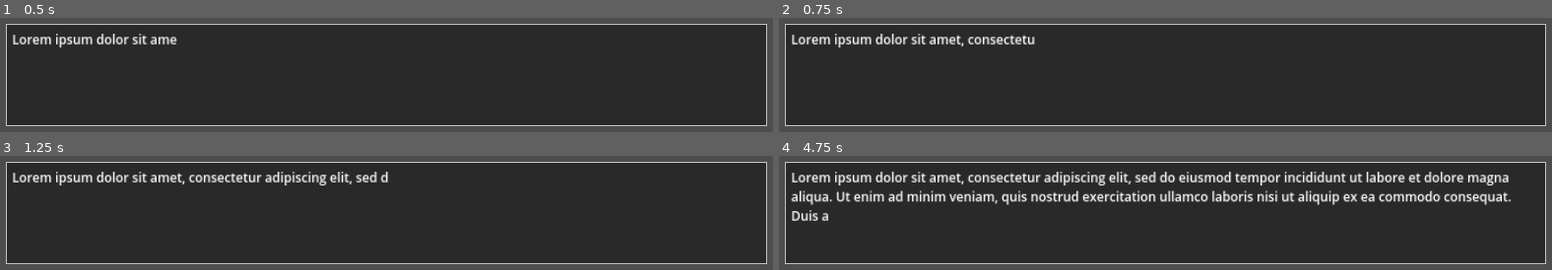
Above: before the commit, frames 1-4 (two rows, left to right).
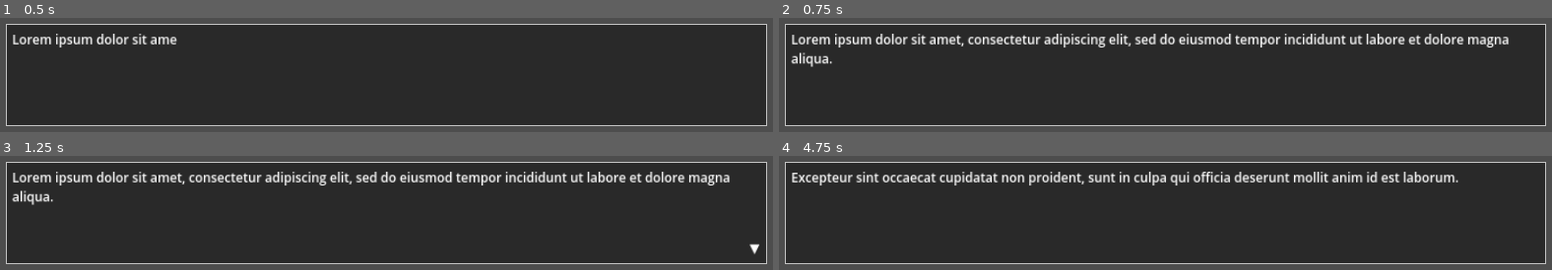
Above: after the commit, the same moments.

Repository: ephemer1s/The-Checkout-Game
Game: Godot game, scene res://scenes/component/TextBox.tscn
Two runs of this game, one before a commit and one after it. Both use one fixed random seed, a clock stepped at 60 frames per second and the inputs below. This scene is started directly instead of the project's main scene.
Inputs (mouse positions are in pixels of both pictures, inside the frame that each line leads up to):
- Up to frame 1 (0.5 s): no input
- Up to frame 2 (0.75 s): move the mouse to (outside the picture) at 0.52 s; click (outside the picture) at 0.6 s
- Up to frame 3 (1.25 s): no input
- Up to frame 4 (4.75 s): move the mouse to (outside the picture) at 1.27 s; click (outside the picture) at 1.35 s; tap Enter at 2 s; move the mouse to (outside the picture) at 2.02 s; click (outside the picture) at 2.1 s; move the mouse to (outside the picture) at 2.77 s; click (outside the picture) at 2.85 s; click (outside the picture) at 3.5 s; move the mouse to (outside the picture) at 3.52 s; click (outside the picture) at 3.6 s; move the mouse to (outside the picture) at 4.27 s; click (outside the picture) at 4.35 s

Frame 1 is identical in both runs. In frame 2, 3.5% of the frame differs, in the area x 1-95%, y 13-44%; in frame 3, 2.7%; in frame 4, 11%, in the area x 1-95%, y 13-57%.

Commit message:
TextBox updates

Diff:
--- a/project.godot
+++ b/project.godot
@@ -34,6 +34,14 @@
 
 enabled=PackedStringArray("res://addons/logger/plugin.cfg")
 
+[input]
+
+confirm={
+"deadzone": 0.5,
+"events": [Object(InputEventMouseButton,"resource_local_to_scene":false,"resource_name":"","device":-1,"window_id":0,"alt_pressed":false,"shift_pressed":false,"ctrl_pressed":false,"meta_pressed":false,"button_mask":1,"position":Vector2(103, 17),"global_position":Vector2(107, 58),"factor":1.0,"button_index":1,"canceled":false,"pressed":true,"double_click":false,"script":null)
+]
+}
+
 [rendering]
 
 renderer/rendering_method="gl_compatibility"
--- a/scenes/StateMachine/state.gd
+++ b/scenes/StateMachine/state.gd
@@ -18,3 +18,12 @@
 
 func handle_input(event: InputEvent) -> void:
     pass
+
+func get_illegible_text() -> String:
+    return ""
+
+func get_shop_text() -> String:
+    return ""
+
+func get_demonic_text() -> String:
+    return ""
--- a/scenes/component/TextBox.gd
+++ b/scenes/component/TextBox.gd
@@ -1,16 +1,49 @@
 extends CanvasLayer
 
-const TEXT_READ_RATE = 0.02
+const TEXT_READ_RATE: float = 0.02
+var current_state: TextBoxState = TextBoxState.READY
+var text_queue = []
+var cur_tween: Tween
 @onready var textbox_container = $TextboxContainer
 @onready var end_label = $TextboxContainer/MarginContainer/HBoxContainer/End
 @onready var text_label = $TextboxContainer/MarginContainer/HBoxContainer/Text
+@onready var end_animation = $TextboxContainer/MarginContainer/HBoxContainer/EndAnimation
+
+enum TextBoxState {
+    READY,
+    READING,
+    FINISHED
+}
+
+func queue_text(next_text):
+    text_queue.push_back(next_text)
 
 func _ready():
-    update_text("Lorem ipsum dolor sit amet, consectetur adipiscing elit, sed do eiusmod tempor incididunt ut labore et dolore magna aliqua. Ut enim ad minim veniam, quis nostrud exercitation ullamco laboris nisi ut aliquip ex ea commodo consequat. Duis aute irure dolor in reprehenderit in voluptate velit esse cillum dolore eu fugiat nulla pariatur. Excepteur sint occaecat cupidatat non proident, sunt in culpa qui officia deserunt mollit anim id est laborum.!")
+    queue_text("Lorem ipsum dolor sit amet, consectetur adipiscing elit, sed do eiusmod tempor incididunt ut labore et dolore magna aliqua.")
+    queue_text("Ut enim ad minim veniam, quis nostrud exercitation ullamco laboris nisi ut aliquip ex ea commodo consequat. ")
+    queue_text("Duis aute irure dolor in reprehenderit in voluptate velit esse cillum dolore eu fugiat nulla pariatur. ")
+    queue_text("Excepteur sint occaecat cupidatat non proident, sunt in culpa qui officia deserunt mollit anim id est laborum.")
+    queue_text("The end.")
+
+func _process(delta: float) -> void:
+    match current_state:
+        TextBoxState.READY:
+            if !text_queue.is_empty():
+                display_text()
+        TextBoxState.READING:
+            if Input.is_action_just_pressed("confirm"):
+                text_label.visible_ratio = 1.0
+                if cur_tween:
+                    cur_tween.kill()
+                change_state(TextBoxState.FINISHED)
+                on_tween_completed()
+        TextBoxState.FINISHED:
+            if Input.is_action_just_pressed("confirm"):
+                change_state(TextBoxState.READY)
 
 func clear_textbox() -> void:
     text_label.text = ""
-    end_label.text = ""
+    end_label.visible = false
 
 func hide_textbox() -> void:
     clear_textbox()
@@ -19,12 +52,29 @@
 func show_textbox() -> void:
     textbox_container.show()
 
-func update_text(text: String) -> void:
+func display_text() -> void:
+    var text = text_queue.pop_front()
     clear_textbox()
+    text_label.visible_ratio = 0.0
     text_label.text = text
-    var tween = get_tree().create_tween()
-    tween.tween_property(text_label, "visible_characters", len(text), len(text) * TEXT_READ_RATE).set_trans(Tween.TRANS_LINEAR).set_ease(Tween.EASE_IN_OUT)
-    tween.tween_callback(on_tween_completed)
+    change_state(TextBoxState.READING)
+    if cur_tween:
+        cur_tween.kill()
+    cur_tween = get_tree().create_tween()
+    cur_tween.tween_property(text_label, "visible_ratio", 1.0, len(text) * TEXT_READ_RATE).set_trans(Tween.TRANS_LINEAR).set_ease(Tween.EASE_IN_OUT)
+    cur_tween.tween_callback(on_tween_completed)
 
 func on_tween_completed():
-    end_label.text = "▼"
+    change_state(TextBoxState.FINISHED)
+    end_animation.play("triangle")
+
+func change_state(next_state: TextBoxState) -> void:
+    current_state = next_state
+    current_state = next_state
+    match current_state:
+        TextBoxState.READY:
+            print("Changing state to: State.READY")
+        TextBoxState.READING:
+            print("Changing state to: State.READING")
+        TextBoxState.FINISHED:
+            print("Changing state to: State.FINISHED")
--- a/scenes/component/TextBox.tscn
+++ b/scenes/component/TextBox.tscn
@@ -9,6 +9,43 @@
 border_width_right = 2
 border_width_bottom = 2
 border_color = Color(0.772549, 0.772549, 0.772549, 1)
+
+[sub_resource type="Animation" id="Animation_o1qbj"]
+resource_name = "triangle"
+loop_mode = 1
+tracks/0/type = "value"
+tracks/0/imported = false
+tracks/0/enabled = true
+tracks/0/path = NodePath("End:visible")
+tracks/0/interp = 2
+tracks/0/loop_wrap = false
+tracks/0/keys = {
+"times": PackedFloat32Array(0, 0.5),
+"transitions": PackedFloat32Array(1.5, 0.8),
+"update": 1,
+"values": [false, true]
+}
+
+[sub_resource type="Animation" id="Animation_mmkam"]
+length = 0.001
+tracks/0/type = "value"
+tracks/0/imported = false
+tracks/0/enabled = true
+tracks/0/path = NodePath("End:visible")
+tracks/0/interp = 1
+tracks/0/loop_wrap = true
+tracks/0/keys = {
+"times": PackedFloat32Array(0),
+"transitions": PackedFloat32Array(1),
+"update": 1,
+"values": [true]
+}
+
+[sub_resource type="AnimationLibrary" id="AnimationLibrary_yl5f6"]
+_data = {
+"RESET": SubResource("Animation_mmkam"),
+"triangle": SubResource("Animation_o1qbj")
+}
 
 [node name="TextBox" type="CanvasLayer"]
 script = ExtResource("1_jcp55")
@@ -59,3 +96,8 @@
 size_flags_vertical = 8
 theme_override_font_sizes/font_size = 32
 text = "▼"
+
+[node name="EndAnimation" type="AnimationPlayer" parent="TextboxContainer/MarginContainer/HBoxContainer"]
+libraries = {
+"": SubResource("AnimationLibrary_yl5f6")
+}
Not shown, added: assets/anger_1.png.import
Not shown, added: assets/anger_2.png.import
Not shown, added: assets/anger_3.png.import
Not shown, added: assets/body_rest_1.png.import
Not shown, added: assets/body_rest_2.png.import
Not shown, added: assets/body_rest_3.png.import
Not shown, added: assets/confused_1.png.import
Not shown, added: assets/confused_2.png.import
Not shown, added: assets/confused_3.png.import
Not shown, added: assets/demon_1.png.import
Not shown, added: assets/demon_2.png.import
Not shown, added: assets/demon_3.png.import
(and 28 more such lines)
